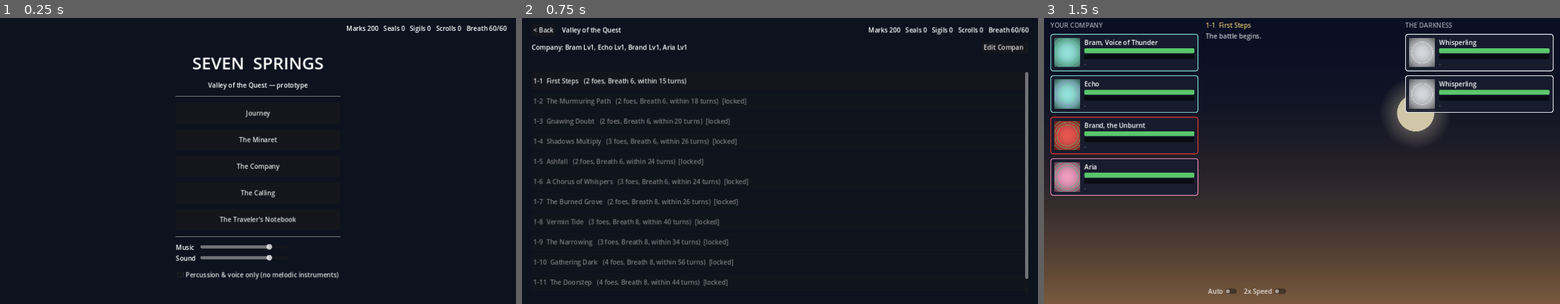
Above: before the commit, frames 1-3 (left to right).
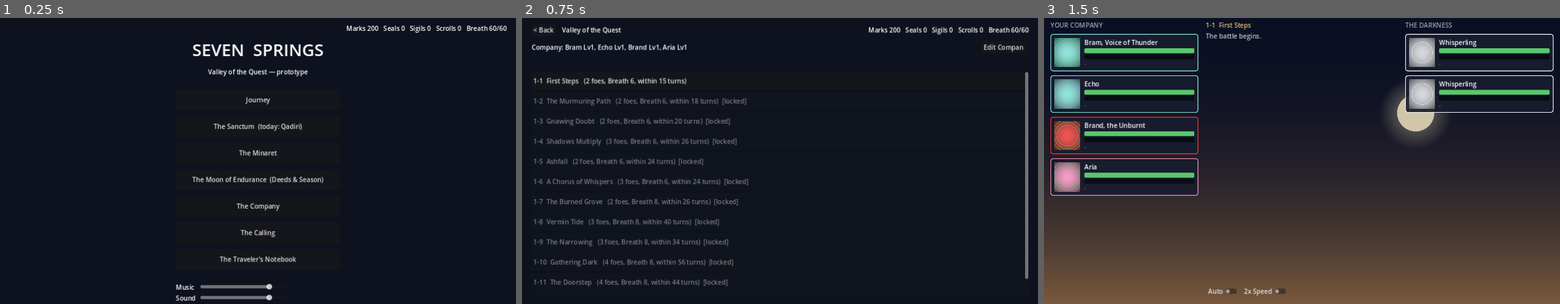
Above: after the commit, the same moments.

Repository: Muhammadan92/SufiGacha
Game: Godot game, scene res://scenes/main.tscn
The game is run twice, just before and just after one commit, with the same random seed, the same clock (stepped at 60 frames per second) and the same inputs.
Inputs:
- Up to frame 1 (0.25 s): no input
- Up to frame 2 (0.75 s): click "Journey" at 0.5 s
- Up to frame 3 (1.5 s): click "1-1 First Steps (2 foes, Brea…" at 1.25 s

The runs differ from the first frame. In frame 1, 4.5% of the frame differs, in the area x 34-66%, y 9-99%; in frame 2, nothing differs; in frame 3, nothing differs.

Commit message:
The daily loop: lunar seasons + Deeds + Season Pass + daily Sanctum
- SeasonCalendar (tabular Hijri, 30-year cycle): deterministic worldwide;
  verified against the real date (2026-07-04 = Sacred Moon day 18, 1448).
  Season = lunar month per GDD 9.3.1; Moon names wired to the moon_XX codex
- Deeds: 3 rotating dailies (+20 Marks, +10 season XP) + 3 weeklies
  (+1 Seal, +25 XP), fed by real gameplay events (wins, flawless, breath,
  minaret climbs, mastery, codex reading)
- Season Pass scaffolding: 30 tiers x 40 XP, free/paid reward tables (paid
  totals exactly mirror the economy sim: 300M/2S/1Sigil/5Scrolls),
  retroactive late-purchase per spec, prototype unlock button pending IAP
- Daily Sanctum: today's order rotates by lunar day, adaptive enemy scale
  (0.85x team level — training, never a freebie), 2 runs/day for
  1 Scroll + 40 Marks each; unlocks after 1-4
- Two new screens (Season/Moon w/ deeds + tier track; Sanctum) + home nav
  shows today's sanctum order and current Moon; save v4 migration
- Economy sim updated with deeds/sanctum/free-track income and re-run:
  ARPU holds at USD 1.58/mo retained; F2P Luminary rate unchanged (new
  income is Marks/Seals/Scrolls by design); minutes stable
- systems_test: calendar known-date, deed flow, tier grants + retroactive
  pass, sanctum run limits — all passing

Co-Authored-By: Claude Fable 5 <noreply@anthropic.com>

Diff:
--- a/scripts/screens/battle_screen.gd
+++ b/scripts/screens/battle_screen.gd
@@ -29,10 +29,16 @@
 	return "boss" if stage != null and stage.index == 12 else "battle"
 
 
+var is_sanctum := false
+
+
 func _build() -> void:
 	if screens.payload.has("minaret_floor"):
 		minaret_floor = int(screens.payload["minaret_floor"])
 		stage = game.make_minaret_stage(minaret_floor)
+	elif screens.payload.has("sanctum"):
+		is_sanctum = true
+		stage = game.make_sanctum_stage()
 	else:
 		stage = db.stages[screens.payload["stage_id"]]
 
@@ -435,6 +441,8 @@
 	var summary: Dictionary
 	if minaret_floor > 0:
 		summary = game.finish_minaret(minaret_floor, victory)
+	elif is_sanctum:
+		summary = game.finish_sanctum(victory)
 	else:
 		summary = game.finish_stage(stage, victory,
 			{"deaths": player_deaths, "turns": manager.turns_taken})
--- a/scripts/screens/codex_screen.gd
+++ b/scripts/screens/codex_screen.gd
@@ -43,6 +43,7 @@
 
 func _show_entry(entry: CodexEntry) -> void:
 	sfx("ui_tap")
+	game.deed_event("codex")
 	var text := "[b]%s[/b]\n\n%s" % [entry.title, entry.body]
 	if not entry.links.is_empty():
 		text += "\n\n[color=#dec06b]Learn more:[/color]"
--- a/scripts/screens/home_screen.gd
+++ b/scripts/screens/home_screen.gd
@@ -23,8 +23,11 @@
 	v.add_child(sub)
 	v.add_child(HSeparator.new())
 
+	game.tick_time()
 	_nav_button(v, "Journey", "stages")
+	_nav_button(v, "The Sanctum  (today: %s)" % game.sanctum_order_today(), "sanctum")
 	_nav_button(v, "The Minaret", "minaret")
+	_nav_button(v, "%s  (Deeds & Season)" % SeasonCalendar.moon_name(game.now_unix()), "season")
 	_nav_button(v, "The Company", "roster")
 	_nav_button(v, "The Calling", "calling")
 	_nav_button(v, "The Traveler's Notebook", "codex")
--- a/scripts/screens/results_screen.gd
+++ b/scripts/screens/results_screen.gd
@@ -31,6 +31,8 @@
 					summary["new_stars"], summary.get("star_marks", 0), summary.get("star_seals", 0)])
 		lines.append("XP gained: %d per companion" % summary.get("xp_each", 0))
 		lines.append("Silver Marks: +%d" % summary.get("marks", 0))
+		if summary.get("scrolls", 0) > 0:
+			lines.append("Teaching Scrolls: +%d" % summary["scrolls"])
 		if summary.get("first_clear_seals", 0) > 0:
 			lines.append("First clear: +%d Violet Seal(s)!" % summary["first_clear_seals"])
 		if summary.get("first_clear_sigils", 0) > 0:
--- /dev/null
+++ b/scripts/screens/sanctum_screen.gd
@@ -0,0 +1,67 @@
+extends ScreenBase
+## Daily Sanctum (GDD §7): one order's sanctum per day, Teaching Scrolls as
+## the material reward, limited runs — the Breath's daily destination.
+
+var notice: Label
+
+
+func _build() -> void:
+	game.tick_time()
+	var root := make_root()
+	add_header(root, "The Sanctum", "home")
+
+	var center := CenterContainer.new()
+	center.size_flags_vertical = Control.SIZE_EXPAND_FILL
+	root.add_child(center)
+	var v := VBoxContainer.new()
+	v.add_theme_constant_override("separation", 14)
+	center.add_child(v)
+
+	if not game.sanctum_unlocked():
+		var locked := Label.new()
+		locked.horizontal_alignment = HORIZONTAL_ALIGNMENT_CENTER
+		locked.text = "The sanctums have not opened to you yet.\nClear stage 1-4 of the Journey first."
+		v.add_child(locked)
+		return
+
+	var order: String = game.sanctum_order_today()
+	var title := Label.new()
+	title.horizontal_alignment = HORIZONTAL_ALIGNMENT_CENTER
+	title.add_theme_font_size_override("font_size", 28)
+	title.text = "Sanctum of the %s" % order
+	var order_color := Color.WHITE
+	for u in db.units.values():
+		if u.order_name == order:
+			order_color = Enums.AFFINITY_COLORS[u.affinity]
+			break
+	title.add_theme_color_override("font_color", order_color)
+	v.add_child(title)
+
+	var info := Label.new()
+	info.horizontal_alignment = HORIZONTAL_ALIGNMENT_CENTER
+	info.text = "A different order keeps the sanctum each day.\nReward per visit: 1 Teaching Scroll + 40 Marks.\nVisits left today: %d / %d   ·   Cost: %d Breath\nThe keepers match your strength — this is training, not a stroll." % [
+		game.sanctum_runs_left(), game.SANCTUM_RUNS_PER_DAY, game.SANCTUM_BREATH_COST]
+	v.add_child(info)
+
+	notice = Label.new()
+	notice.horizontal_alignment = HORIZONTAL_ALIGNMENT_CENTER
+	notice.add_theme_color_override("font_color", ACCENT)
+	v.add_child(notice)
+
+	var enter := Button.new()
+	enter.text = "Enter the Sanctum"
+	enter.custom_minimum_size = Vector2(340, 52)
+	enter.disabled = game.sanctum_runs_left() <= 0
+	if enter.disabled:
+		enter.text = "The sanctum rests until tomorrow"
+	enter.pressed.connect(_on_enter)
+	v.add_child(enter)
+
+
+func _on_enter() -> void:
+	if game.sanctum_runs_left() <= 0:
+		return
+	if not game.spend_breath(game.SANCTUM_BREATH_COST):
+		notice.text = "Not enough Breath — it returns with time."
+		return
+	screens.goto("battle", {"sanctum": true})
--- /dev/null
+++ b/scripts/screens/season_screen.gd
@@ -0,0 +1,94 @@
+extends ScreenBase
+## The current Moon: season progress, Deeds (dailies/weeklies), and the
+## Season Pass tracks (GDD §9.3.1). The Moon's Codex entry is one tap away.
+
+
+func _build() -> void:
+	game.tick_time()
+	var root := make_root()
+	var unix: int = game.now_unix()
+	add_header(root, SeasonCalendar.moon_name(unix), "home")
+
+	var sub := Label.new()
+	sub.text = "Day %d of the Moon  ·  Season of the Twelve Moons" % SeasonCalendar.season_day(unix)
+	sub.add_theme_color_override("font_color", Color(1, 1, 1, 0.65))
+	root.add_child(sub)
+
+	var lore := Button.new()
+	lore.text = "Read this Moon's page in the Traveler's Notebook"
+	lore.pressed.connect(func() -> void: screens.goto("codex"))
+	root.add_child(lore)
+	root.add_child(HSeparator.new())
+
+	# --- season pass progress ---
+	var tier: int = int(game.season.get("tier", 0))
+	var xp: int = int(game.season.get("tier_xp", 0))
+	var tier_lbl := Label.new()
+	tier_lbl.text = "Season tier %d / %d    (%d / %d season XP)%s" % [
+		tier, game.SEASON_TIERS, xp, game.TIER_XP * (tier + 1),
+		"    PASS ACTIVE" if game.season.get("paid", false) else ""]
+	tier_lbl.add_theme_color_override("font_color", ACCENT)
+	root.add_child(tier_lbl)
+
+	if not game.season.get("paid", false):
+		var buy := Button.new()
+		buy.text = "Season Pass — $9.99 (prototype: tap to unlock free)"
+		buy.pressed.connect(func() -> void:
+			game.unlock_season_pass()
+			sfx("reveal_wayfarer")
+			screens.goto("season"))
+		root.add_child(buy)
+
+	var upcoming := Label.new()
+	upcoming.add_theme_color_override("font_color", Color(1, 1, 1, 0.6))
+	upcoming.text = _upcoming_rewards_text(tier)
+	root.add_child(upcoming)
+	root.add_child(HSeparator.new())
+
+	# --- deeds ---
+	var scroll := ScrollContainer.new()
+	scroll.size_flags_vertical = Control.SIZE_EXPAND_FILL
+	root.add_child(scroll)
+	var list := VBoxContainer.new()
+	list.size_flags_horizontal = Control.SIZE_EXPAND_FILL
+	list.add_theme_constant_override("separation", 6)
+	scroll.add_child(list)
+
+	_deed_section(list, "Today's Deeds  (+%d Marks, +%d season XP each)" % [
+		game.DEED_MARKS_DAILY, game.DEED_XP_DAILY], game.deeds.get("daily", []))
+	_deed_section(list, "This Week's Deeds  (+%d Seal, +%d season XP each)" % [
+		game.DEED_SEALS_WEEKLY, game.DEED_XP_WEEKLY], game.deeds.get("weekly", []))
+
+
+func _deed_section(list: VBoxContainer, title: String, deed_list: Array) -> void:
+	var header := Label.new()
+	header.text = title
+	header.add_theme_color_override("font_color", ACCENT)
+	list.add_child(header)
+	for d in deed_list:
+		var row := Label.new()
+		var mark := "[done]" if d["done"] else "%d/%d" % [d["progress"], d["goal"]]
+		row.text = "   %s  —  %s" % [d["desc"], mark]
+		if d["done"]:
+			row.add_theme_color_override("font_color", Enums.RARITY_COLORS[5])
+		list.add_child(row)
+
+
+func _upcoming_rewards_text(tier: int) -> String:
+	var parts: Array = []
+	for t in range(tier + 1, mini(tier + 6, game.SEASON_TIERS + 1)):
+		var bits: Array = []
+		if game.PASS_FREE.has(t):
+			bits.append("free: %s" % _fmt(game.PASS_FREE[t]))
+		if game.PASS_PAID.has(t):
+			bits.append("pass: %s" % _fmt(game.PASS_PAID[t]))
+		if not bits.is_empty():
+			parts.append("t%d %s" % [t, " | ".join(bits)])
+	return "Coming up:  " + ("  ·  ".join(parts) if not parts.is_empty() else "—")
+
+
+func _fmt(reward: Dictionary) -> String:
+	var bits: Array = []
+	for k in reward:
+		bits.append("%d %s" % [reward[k], k])
+	return ", ".join(bits)
--- a/scripts/systems/game_state.gd
+++ b/scripts/systems/game_state.gd
@@ -27,6 +27,44 @@
 const STAR_REWARD_MARKS := 20
 const STAR_REWARD_SEALS := 1
 const MINARET_UNLOCK_STAGE := "v1_s06"
+const SANCTUM_UNLOCK_STAGE := "v1_s04"
+
+# --- Season Pass (GDD §9.3.1): 30 tiers, 40 season-XP each ---
+const SEASON_TIERS := 30
+const TIER_XP := 40
+const DEED_XP_DAILY := 10
+const DEED_XP_WEEKLY := 25
+const DEED_MARKS_DAILY := 20
+const DEED_SEALS_WEEKLY := 1
+## Reward tables (paid totals mirror the economy sim: 300 Marks, 2 Seals,
+## 1 Sigil, 5 Scrolls + seasonal outfit placeholder at tier 30).
+const PASS_FREE := {
+	5: {"marks": 30}, 10: {"scrolls": 1}, 15: {"marks": 40},
+	20: {"scrolls": 1}, 25: {"marks": 30}, 30: {"seals": 1},
+}
+const PASS_PAID := {
+	2: {"marks": 30}, 4: {"scrolls": 1}, 6: {"marks": 30}, 8: {"seals": 1},
+	10: {"scrolls": 1}, 12: {"marks": 40}, 14: {"scrolls": 1}, 16: {"marks": 40},
+	18: {"seals": 1}, 20: {"scrolls": 1}, 22: {"marks": 40}, 24: {"scrolls": 1},
+	26: {"marks": 60}, 28: {"marks": 60}, 30: {"sigils": 1},
+}
+
+## Deeds: 3 daily (rotating window over the pool) + 3 fixed weekly.
+const DAILY_DEED_POOL := [
+	{"id": "win3", "desc": "Win 3 battles", "goal": 3, "event": "win"},
+	{"id": "breath24", "desc": "Spend 24 Breath", "goal": 24, "event": "breath"},
+	{"id": "flawless", "desc": "Win a battle with no companion falling", "goal": 1, "event": "flawless"},
+	{"id": "climb2", "desc": "Climb 2 Minaret floors", "goal": 2, "event": "climb"},
+]
+const WEEKLY_DEEDS := [
+	{"id": "win12", "desc": "Win 12 battles", "goal": 12, "event": "win"},
+	{"id": "refine", "desc": "Refine a technique (Mastery)", "goal": 1, "event": "refine"},
+	{"id": "codex", "desc": "Read an entry in the Notebook", "goal": 1, "event": "codex"},
+]
+
+const SANCTUM_RUNS_PER_DAY := 2
+const SANCTUM_BREATH_COST := 10
+const SANCTUM_ORDERS := ["Naqshbandi", "Qadiri", "Rifai", "Mevlevi", "Shadhili", "Chishti", "Suhrawardi"]
 
 var roster := {}   # id (String) -> {"level": int, "xp": int, "dupes": int}
 var team: Array = STARTERS.duplicate()
@@ -39,6 +77,11 @@
 var cleared := {}  # stage id (String) -> true
 var stars := {}    # stage id (String) -> best stars earned (1..3)
 var minaret_floor := 0  # highest Minaret floor cleared
+
+# --- lunar season / Deeds / Season Pass / Sanctum state (GDD §9.3.1) ---
+var season := {}   # {"id", "tier_xp": int, "tier": int, "paid": bool}
+var deeds := {}    # {"day_key", "week_key", "daily": [..], "weekly": [..]}
+var sanctum := {}  # {"day_key", "runs": int}
 
 # Lazy sibling lookup (not @onready, not an absolute path) so headless tests
 # that build the tree manually still work — autoloads and test doubles are
@@ -124,6 +167,7 @@
 		return false
 	scrolls -= cost
 	roster[id]["mastery"] = current + 1
+	deed_event("refine")
 	save()
 	return true
 
@@ -148,6 +192,7 @@
 	if breath < cost:
 		return false
 	breath -= cost
+	deed_event("breath", cost)
 	save()
 	return true
 
@@ -205,6 +250,9 @@
 			var gained := add_xp(id, stage.xp_reward)
 			if gained > 0:
 				summary["level_ups"].append("%s reached level %d" % [db.units[id].display_name, level_of(id)])
+		deed_event("win")
+		if int(stats.get("deaths", 99)) == 0:
+			deed_event("flawless")
 	save()
 	return summary
 
@@ -269,6 +317,7 @@
 			var gained := add_xp(id, summary["xp_each"])
 			if gained > 0:
 				summary["level_ups"].append("%s reached level %d" % [db.units[id].display_name, level_of(id)])
+		deed_event("climb")
 	save()
 	return summary
 
@@ -319,15 +368,160 @@
 	return true
 
 
+# --- lunar season, Deeds, Season Pass (GDD §9.3.1) -------------------------------
+
+func now_unix() -> int:
+	return int(Time.get_unix_time_from_system())
+
+
+## Rolls season/deeds/sanctum state forward to the current moment.
+## Call before reading any of them (screens call it via refresh).
+func tick_time() -> void:
+	var unix := now_unix()
+	var sid := SeasonCalendar.season_id(unix)
+	if season.get("id", "") != sid:
+		season = { "id": sid, "tier_xp": 0, "tier": 0, "paid": false }
+	var day_key := Time.get_date_string_from_unix_time(unix)
+	if deeds.get("day_key", "") != day_key:
+		var day_index := int(floor(unix / 86400.0))
+		var daily: Array = []
+		for i in 3:
+			var def: Dictionary = DAILY_DEED_POOL[(day_index + i) % DAILY_DEED_POOL.size()]
+			daily.append({ "id": def["id"], "desc": def["desc"], "goal": def["goal"],
+				"event": def["event"], "progress": 0, "done": false })
+		deeds["day_key"] = day_key
+		deeds["daily"] = daily
+	var week_key := str(int(floor(unix / (86400.0 * 7.0))))
+	if deeds.get("week_key", "") != week_key:
+		var weekly: Array = []
+		for def: Dictionary in WEEKLY_DEEDS:
+			weekly.append({ "id": def["id"], "desc": def["desc"], "goal": def["goal"],
+				"event": def["event"], "progress": 0, "done": false })
+		deeds["week_key"] = week_key
+		deeds["weekly"] = weekly
+	if sanctum.get("day_key", "") != day_key:
+		sanctum = { "day_key": day_key, "runs": 0 }
+
+
+## Feed a gameplay event into active Deeds. Kinds: win, breath, flawless,
+## climb, refine, codex.
+func deed_event(kind: String, amount: int = 1) -> void:
+	tick_time()
+	for list_name in ["daily", "weekly"]:
+		for d in deeds.get(list_name, []):
+			if d["event"] != kind or d["done"]:
+				continue
+			d["progress"] = mini(d["goal"], int(d["progress"]) + amount)
+			if d["progress"] >= d["goal"]:
+				d["done"] = true
+				if list_name == "daily":
+					marks += DEED_MARKS_DAILY
+					_grant_season_xp(DEED_XP_DAILY)
+				else:
+					seals += DEED_SEALS_WEEKLY
+					_grant_season_xp(DEED_XP_WEEKLY)
+	save()
+
+
+func _grant_season_xp(amount: int) -> void:
+	season["tier_xp"] = int(season.get("tier_xp", 0)) + amount
+	while season["tier"] < SEASON_TIERS and season["tier_xp"] >= TIER_XP * (int(season["tier"]) + 1):
+		season["tier"] = int(season["tier"]) + 1
+		_grant_tier_rewards(int(season["tier"]), false)
+		if season.get("paid", false):
+			_grant_tier_rewards(int(season["tier"]), true)
+
+
+func _grant_tier_rewards(tier: int, paid_track: bool) -> void:
+	var table: Dictionary = PASS_PAID if paid_track else PASS_FREE
+	if not table.has(tier):
+		return
+	var reward: Dictionary = table[tier]
+	marks += int(reward.get("marks", 0))
+	seals += int(reward.get("seals", 0))
+	sigils += int(reward.get("sigils", 0))
+	scrolls += int(reward.get("scrolls", 0))
+
+
+## Prototype pass unlock (real IAP in Phase 3). Retroactive per GDD §9.3.1:
+## buying late grants all paid rewards for tiers already reached.
+func unlock_season_pass() -> void:
+	tick_time()
+	if season.get("paid", false):
+		return
+	season["paid"] = true
+	for t in range(1, int(season["tier"]) + 1):
+		_grant_tier_rewards(t, true)
+	save()
+
+
+# --- daily Sanctum (GDD §7): today's order, Teaching Scrolls as material ----------
+
+func sanctum_unlocked() -> bool:
+	return cleared.has(SANCTUM_UNLOCK_STAGE)
+
+
+func sanctum_runs_left() -> int:
+	tick_time()
+	return SANCTUM_RUNS_PER_DAY - int(sanctum.get("runs", 0))
+
+
+func sanctum_order_today() -> String:
+	return SANCTUM_ORDERS[SeasonCalendar.from_unix(now_unix())["day"] % SANCTUM_ORDERS.size()]
+
+
+func make_sanctum_stage() -> StageData:
+	var s := StageData.new()
+	s.id = &"sanctum"
+	s.display_name = "Sanctum of the %s" % sanctum_order_today()
+	s.valley = 0
+	s.index = 1
+	s.breath_cost = SANCTUM_BREATH_COST
+	s.turn_target = 999999
+	var idx: int = SeasonCalendar.from_unix(now_unix())["day"] % MINARET_SETS.size()
+	s.enemy_ids = MINARET_SETS[idx]
+	# Adaptive: always a real fight, never a freebie — scales with the team.
+	var top_level := 1
+	for id in team:
+		top_level = maxi(top_level, level_of(id))
+	s.enemy_scale = 0.85 * level_mult(top_level)
+	return s
+
+
+func finish_sanctum(victory: bool) -> Dictionary:
+	tick_time()
+	var summary := {
+		"victory": victory, "stage_name": "Sanctum of the %s" % sanctum_order_today(),
+		"xp_each": 0, "marks": 0, "first_clear_seals": 0, "first_clear_sigils": 0,
+		"stars": 0, "new_stars": 0, "star_marks": 0, "star_seals": 0,
+		"scrolls": 0, "level_ups": [],
+	}
+	if victory and sanctum_runs_left() > 0:
+		sanctum["runs"] = int(sanctum.get("runs", 0)) + 1
+		scrolls += 1
+		marks += 40
+		summary["scrolls"] = 1
+		summary["marks"] = 40
+		summary["xp_each"] = 20
+		for id in team:
+			var gained := add_xp(id, 20)
+			if gained > 0:
+				summary["level_ups"].append("%s reached level %d" % [db.units[id].display_name, level_of(id)])
+		deed_event("win")
+	save()
+	return summary
+
+
 # --- save file ------------------------------------------------------------------
 
 func save() -> void:
 	var blob := {
-		"save_version": 3,  # v1 Pearls era; v2 tokens; v3 adds stars/mastery/minaret
+		"save_version": 4,  # v3 stars/mastery/minaret; v4 season/deeds/sanctum
 		"roster": roster, "team": team, "scrolls": scrolls,
 		"marks": marks, "seals": seals, "sigils": sigils,
 		"breath": breath, "breath_ts": breath_ts, "cleared": cleared,
 		"stars": stars, "minaret_floor": minaret_floor,
+		"season": season, "deeds": deeds, "sanctum": sanctum,
 	}
 	var f := FileAccess.open(SAVE_PATH, FileAccess.WRITE)
 	if f:
@@ -353,6 +547,9 @@
 			cleared = blob.get("cleared", {})
 			stars = blob.get("stars", {})
 			minaret_floor = int(blob.get("minaret_floor", 0))
+			season = blob.get("season", {})
+			deeds = blob.get("deeds", {})
+			sanctum = blob.get("sanctum", {})
 			for id in roster:  # v2 -> v3: mastery field
 				if not roster[id].has("mastery"):
 					roster[id]["mastery"] = 0
@@ -376,6 +573,10 @@
 	cleared = {}
 	stars = {}
 	minaret_floor = 0
+	season = {}
+	deeds = {}
+	sanctum = {}
 	for id in STARTERS:
 		grant_unit(id)
-	save()
+	tick_time()
+	save()
--- a/scripts/systems/screen_manager.gd
+++ b/scripts/systems/screen_manager.gd
@@ -13,6 +13,8 @@
 	"results": preload("res://scripts/screens/results_screen.gd"),
 	"codex": preload("res://scripts/screens/codex_screen.gd"),
 	"minaret": preload("res://scripts/screens/minaret_screen.gd"),
+	"season": preload("res://scripts/screens/season_screen.gd"),
+	"sanctum": preload("res://scripts/screens/sanctum_screen.gd"),
 }
 
 var current: Control = null
--- /dev/null
+++ b/scripts/systems/season_calendar.gd
@@ -0,0 +1,64 @@
+class_name SeasonCalendar
+## Tabular lunar (Hijri civil) calendar — GDD §9.3.1. Deterministic and
+## identical worldwide: arithmetic 30-year cycle (leap years 2,5,7,10,13,
+## 16,18,21,24,26,29; leap adds a day to month 12). Backend later ships an
+## authored Umm-al-Qura schedule via config; this arithmetic version is the
+## prototype stand-in and offline fallback.
+
+const EPOCH_OFFSET_DAYS := 492148  # unix epoch JD 2440587.5 - islamic civil epoch JD 1948439.5
+const CYCLE_DAYS := 10631          # 30 lunar years
+const LEAP_YEARS_IN_CYCLE := [2, 5, 7, 10, 13, 16, 18, 21, 24, 26, 29]
+
+## Moon names per GDD §9.3.1 — the game never names the real months; each
+## Moon's Codex entry (moon_01..12) links to the source teachings instead.
+const MOON_NAMES := {
+	1: "The Sacred Moon", 2: "The Journeying Moon", 3: "The Moon of the Beloved",
+	4: "The Moon of Blossoms", 5: "The Moon of Endurance", 6: "The Enduring Moon",
+	7: "The Moon of Ascent", 8: "The Moon of Preparation", 9: "The Moon of Light",
+	10: "The Rejoicing Moon", 11: "The Resting Moon", 12: "The Moon of the Fountain",
+}
+
+
+static func _is_leap(year_in_cycle: int) -> bool:
+	return year_in_cycle in LEAP_YEARS_IN_CYCLE
+
+
+## unix seconds -> {"year": int, "month": 1..12, "day": 1..30}
+static func from_unix(unix: int) -> Dictionary:
+	var days := int(floor(unix / 86400.0)) + EPOCH_OFFSET_DAYS
+	var cycles := days / CYCLE_DAYS
+	var rem := days % CYCLE_DAYS
+	var year_in_cycle := 1
+	for y in range(1, 31):
+		var year_len := 355 if _is_leap(y) else 354
+		if rem < year_len:
+			year_in_cycle = y
+			break
+		rem -= year_len
+	var month := 1
+	for m in range(1, 13):
+		var mlen := 30 if m % 2 == 1 else 29
+		if m == 12 and _is_leap(year_in_cycle):
+			mlen += 1
+		if rem < mlen:
+			month = m
+			break
+		rem -= mlen
+	return { "year": cycles * 30 + year_in_cycle, "month": month, "day": rem + 1 }
+
+
+static func season_id(unix: int) -> String:
+	var h := from_unix(unix)
+	return "%d-%02d" % [h["year"], h["month"]]
+
+
+static func moon_name(unix: int) -> String:
+	return MOON_NAMES[from_unix(unix)["month"]]
+
+
+static func moon_codex_id(unix: int) -> String:
+	return "moon_%02d" % from_unix(unix)["month"]
+
+
+static func season_day(unix: int) -> int:
+	return from_unix(unix)["day"]
--- a/tests/simulate_economy.gd
+++ b/tests/simulate_economy.gd
@@ -212,6 +212,27 @@
 		var minutes_today := DAILY_OVERHEAD_MINUTES
 		var breath: int = profile["breath"]
 		var fail_streak := 0
+
+		# 0) Daily loop income (policy-modeled, mirrors game_state):
+		# Deeds: 3 dailies (+20 Marks each), 3 weeklies (+1 Seal each);
+		# free season track per ~30d: +100 Marks, 1 Seal, 2 Scrolls.
+		marks += 60
+		if day % 7 == 0:
+			seals += 3
+		if day % 30 == 15:
+			marks += 100
+			seals += 1
+			scrolls += 2
+		# Sanctum: 2 runs/day once unlocked (stage 1-4): 20 Breath ->
+		# 2 Scrolls + 80 Marks + 40 team XP, ~2.5 min.
+		if next_idx >= 4 and breath >= 20:
+			breath -= 20
+			scrolls += 2
+			marks += 80
+			var sres := _grant_xp(level, xp, 40)
+			level = sres[0]
+			xp = sres[1]
+			minutes_today += 2.5
 
 		# 1) Campaign push (frontier gated by the release calendar)
 		while next_idx < stages.size():
--- a/tests/systems_test.gd
+++ b/tests/systems_test.gd
@@ -118,6 +118,63 @@
 	assert(game.minaret_floor == 10 and game.sigils == before_sigils + 1, "floor 10 pays a Sigil")
 	print("minaret ok")
 
+	# --- lunar calendar (tabular; known date check) ---
+	var probe: int = int(Time.get_unix_time_from_datetime_string("2026-07-04T12:00:00"))
+	var h: Dictionary = SeasonCalendar.from_unix(probe)
+	assert(h["year"] == 1448 and h["month"] == 1, "2026-07-04 should be month 1, 1448 (got %s)" % str(h))
+	assert(SeasonCalendar.moon_name(probe) == "The Sacred Moon")
+	assert(SeasonCalendar.MOON_NAMES.size() == 12)
+	print("calendar ok: 2026-07-04 -> %s day %d, %d" % [SeasonCalendar.moon_name(probe), h["day"], h["year"]])
+
+	# --- deeds + season pass ---
+	game.reset_profile()
+	game.tick_time()
+	assert(game.deeds["daily"].size() == 3 and game.deeds["weekly"].size() == 3)
+	var marks_before: int = game.marks
+	game.deed_event("win")
+	game.deed_event("win")
+	game.deed_event("win")  # completes win3 if in today's rotation
+	var any_done := false
+	for d in game.deeds["daily"] + game.deeds["weekly"]:
+		if d["done"]:
+			any_done = true
+	# 3 wins always progress the weekly win12 (3/12) — completion depends on
+	# the daily rotation, so just assert progress happened:
+	var weekly_win: Dictionary = game.deeds["weekly"][0]
+	assert(weekly_win["progress"] == 3, "weekly win deed should track progress")
+	game.deed_event("refine")
+	assert(game.deeds["weekly"][1]["done"], "refine weekly should complete")
+	assert(game.seals > 0 or game.marks > marks_before or any_done, "deed rewards should flow")
+	assert(int(game.season.get("tier_xp", 0)) >= game.DEED_XP_WEEKLY, "season xp should accrue")
+
+	# tier + retroactive pass
+	game.season["tier_xp"] = 0
+	game.season["tier"] = 0
+	game.season["paid"] = false
+	var sigils_before: int = game.sigils
+	game._grant_season_xp(game.TIER_XP * 30)  # blast to tier 30
+	assert(int(game.season["tier"]) == 30, "should reach tier 30")
+	var seals_after_free: int = game.seals
+	game.unlock_season_pass()  # retroactive: all paid tiers grant now
+	assert(game.sigils == sigils_before + 1, "paid tier 30 grants the Sigil retroactively")
+	assert(game.seals == seals_after_free + 2, "paid track grants 2 Seals")
+	print("deeds + season pass ok")
+
+	# --- sanctum ---
+	assert(not game.sanctum_unlocked())
+	game.cleared[game.SANCTUM_UNLOCK_STAGE] = true
+	assert(game.sanctum_unlocked() and game.sanctum_runs_left() == 2)
+	var sstage: StageData = game.make_sanctum_stage()
+	assert(sstage.enemy_scale > 0.5 and sstage.enemy_ids.size() >= 2)
+	var scrolls_before: int = game.scrolls
+	var ssum: Dictionary = game.finish_sanctum(true)
+	assert(ssum["scrolls"] == 1 and game.scrolls == scrolls_before + 1)
+	game.finish_sanctum(true)
+	assert(game.sanctum_runs_left() == 0)
+	var blocked: Dictionary = game.finish_sanctum(true)
+	assert(blocked["scrolls"] == 0, "third run must grant nothing")
+	print("sanctum ok")
+
 	# --- save roundtrip ---
 	game.sigils = 4242
 	game.save()
Not shown, added: scripts/screens/sanctum_screen.gd.uid
Not shown, added: scripts/screens/season_screen.gd.uid
Not shown, added: scripts/systems/season_calendar.gd.uid
Not shown, changed: PROGRESS.md
